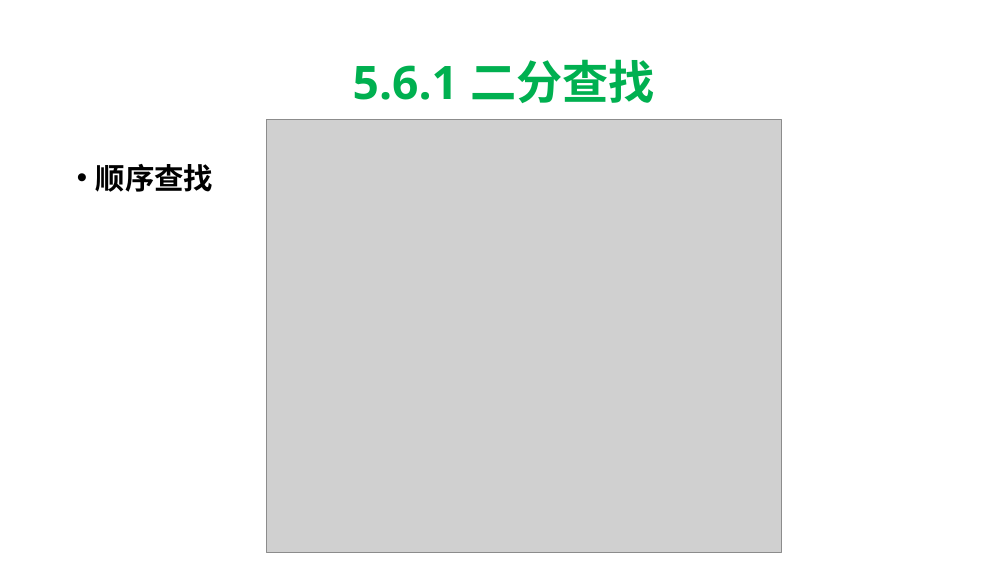
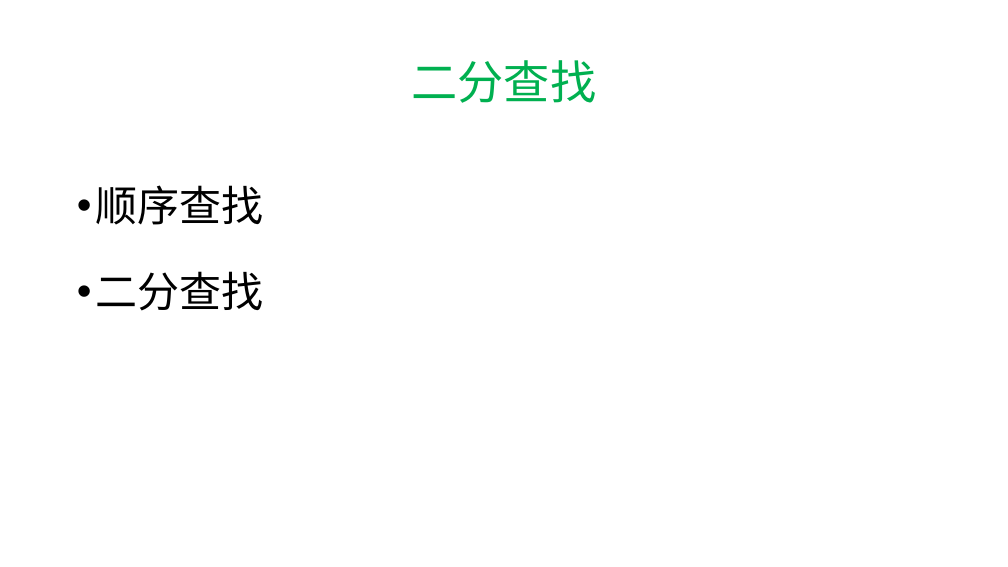
Before and after one commit to hwdong-net/cplusplus17, a slide deck: slide 86 of ppt/第5章 复合类型.pptx. Drawn at 1008x567 pixels with LibreOffice and Linux fonts; fonts in the diff are those of the drawing; grey boxes stand for pictures. Boxes give left, top, right and bottom in pixels: in the first picture for what was removed or moved away, otherwise in the second. Text is boxed around its words. In the diff, an @@ line names an element or a change of style, - is before the commit and + after.

```diff
--- a/ppt/第5章 复合类型.pptx
+++ b/ppt/第5章 复合类型.pptx
@@ title at [411,60,596,103]: text changed; bold off @@
-5.6.1 二分查找
+二分查找
@@ picture removed at [266,119,781,553] @@
@@ text at [96,185,264,225]: size 28 to 40 pt, bold off in "顺序查找"; line spacing 1.14 to 1.5 @@
@@ text at [96,271,264,311]: paragraph added @@
+• 二分查找
```
Also in this commit, not shown: 9 other slides changed, 18 slides added, 1 slide removed.
